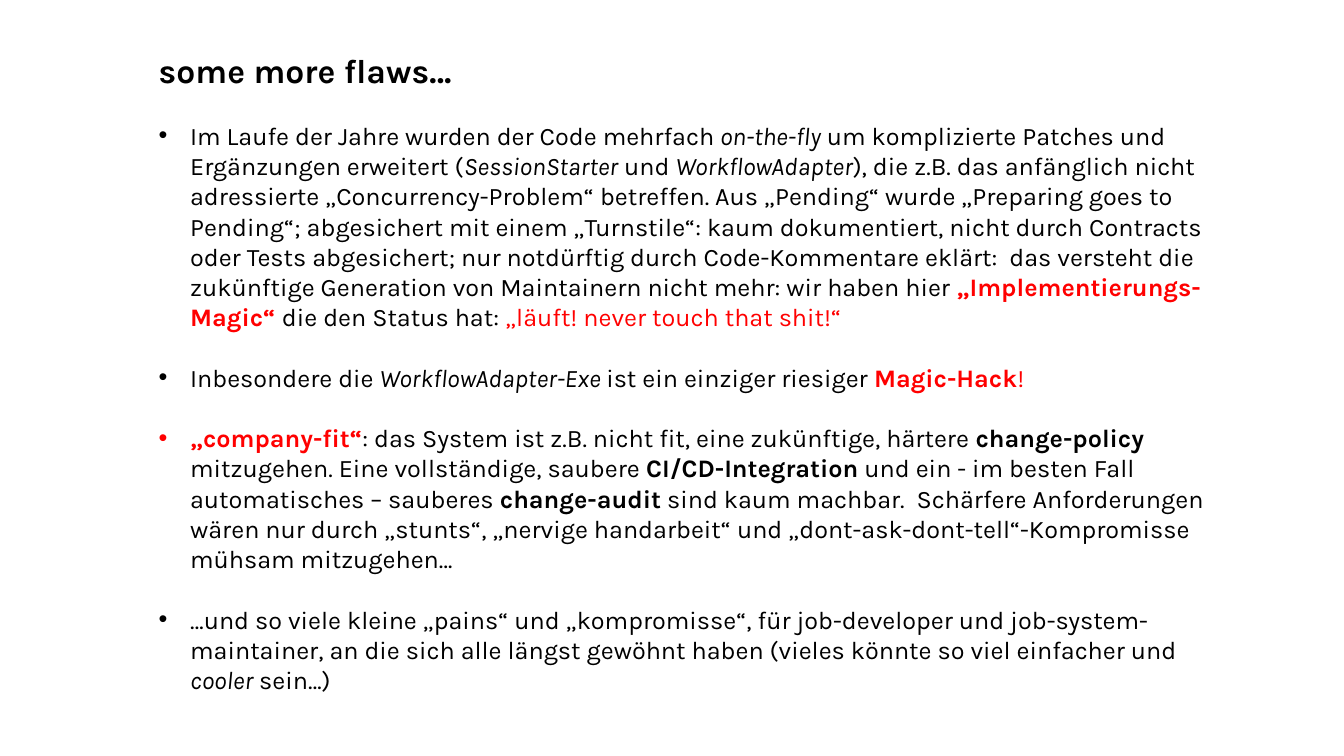
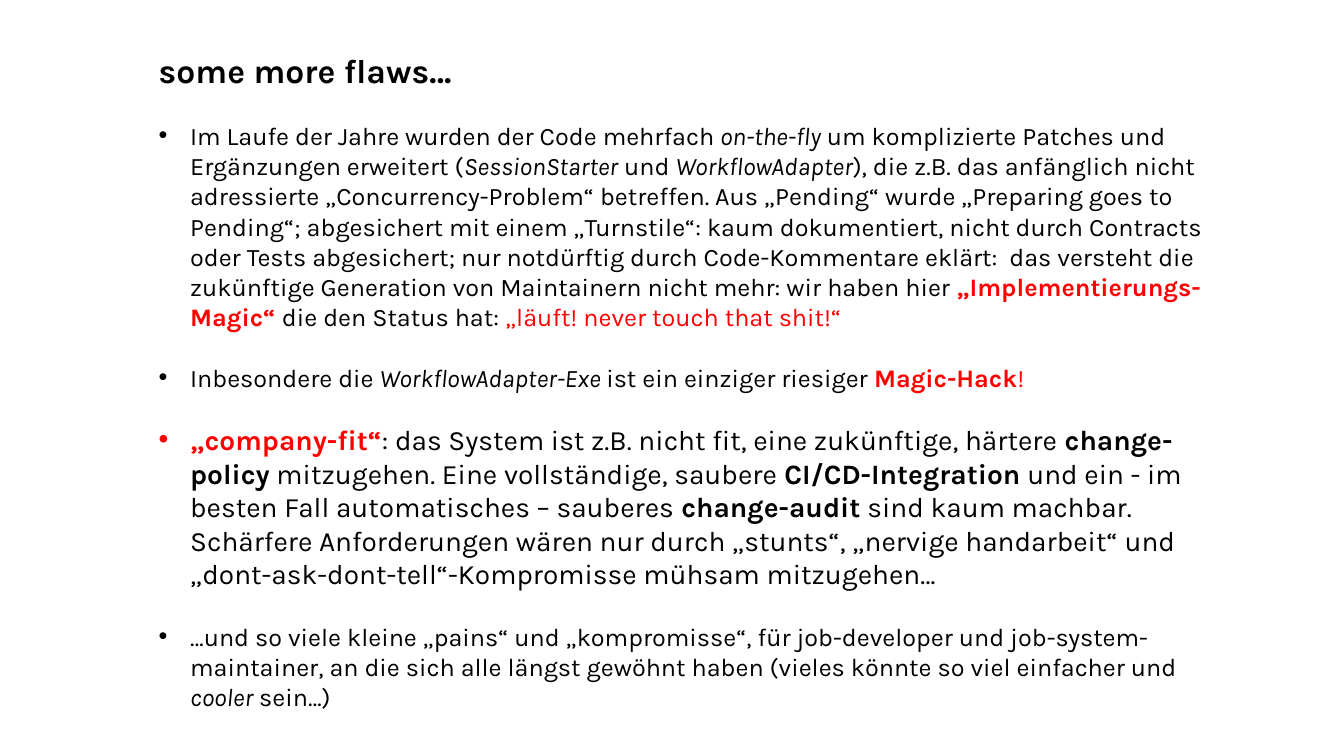
Before and after one commit to ckluth/josyn-platform, a slide deck: slide 3 of josyn-intro.pptx. Drawn at 1344x756 pixels with LibreOffice and Linux fonts; fonts in the diff are those of the drawing. Boxes give left, top, right and bottom in pixels: in the first picture for what was removed or moved away, otherwise in the second. Text is boxed around its words. In the diff, an @@ line names an element or a change of style, - is before the commit and + after.

```diff
--- a/josyn-intro.pptx
+++ b/josyn-intro.pptx
@@ text at [190, 430, 1182, 591]: size 18 to 20 pt in "„company-fit“: das System ist z.B. nicht fit, ..." @@
```
Also in this commit, not shown: 4 other slides changed, 2 slides removed, 5 other files.
